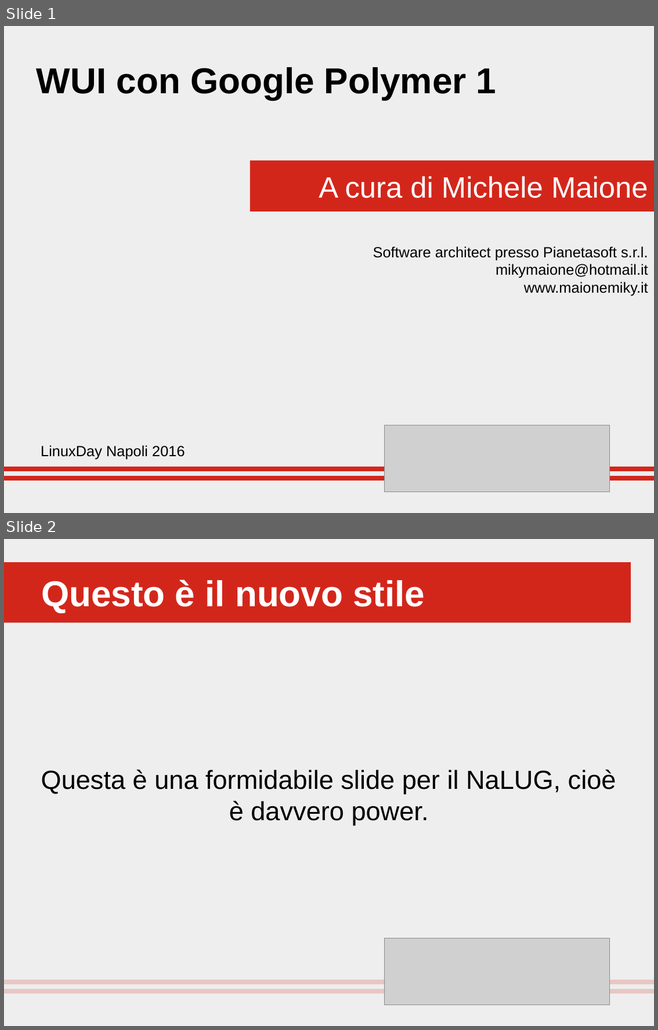
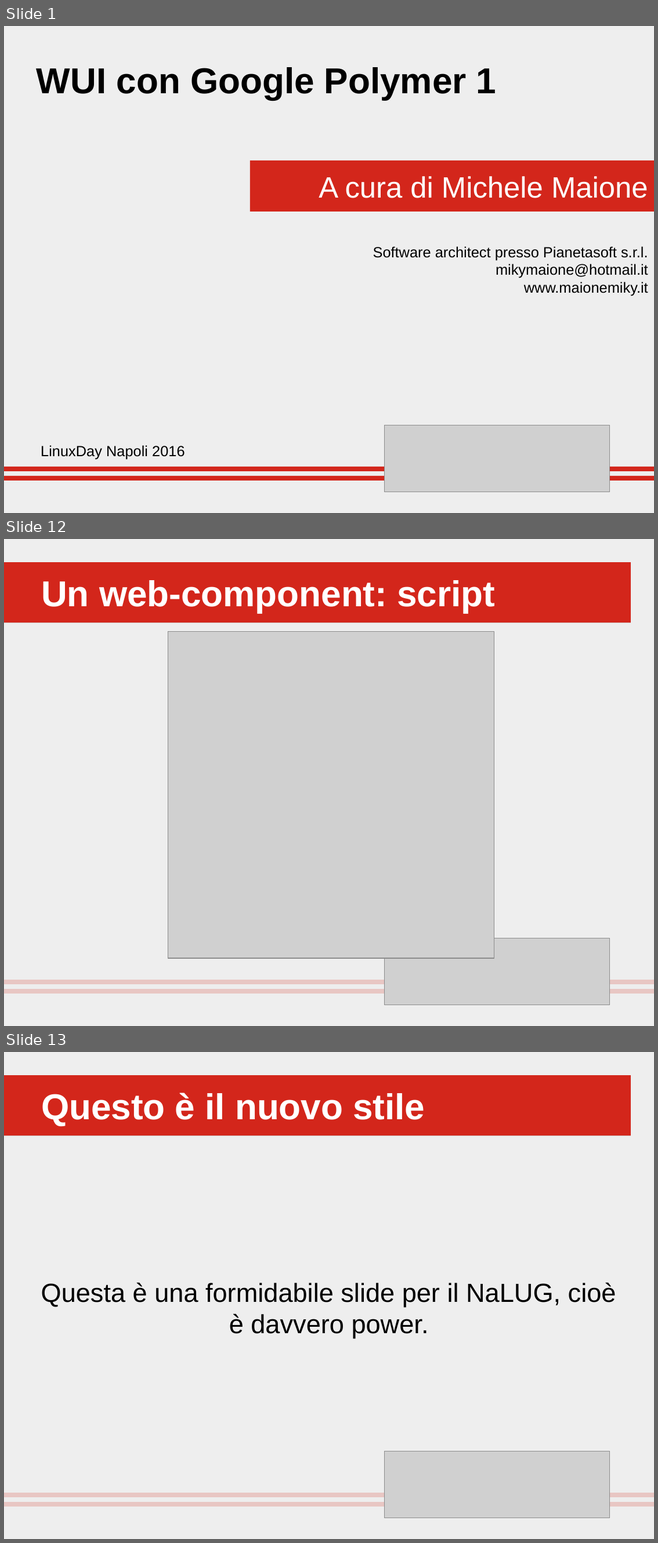
Before and after one commit to mikymaione/PolyPhoneBook, a slide deck: Docs/polymer.odp. Shown one above the other, each under a label of ours: slides 1 and 2 before the commit, slides 1, 12 and 13 after it; the slides between them are not shown. The pictures are 658x1030 and 658x1543 pixels, drawn with LibreOffice and Linux fonts; fonts in the diff are those of the drawing; grey boxes stand for pictures. Boxes give left, top, right and bottom in pixels: in the first picture for what was removed or moved away, otherwise in the second. Text is boxed around its words. In the diff, an @@ line names an element or a change of style, - is before the commit and + after.

```diff
--- a/Docs/polymer.odp
+++ b/Docs/polymer.odp
@@ slide 12 added at [4,539,654,1026], background #EEEEEE @@
@@ title added at [4,562,630,622], fill #D3261B, 44 pt, text #FFFFFF, bold @@
+Un web-component: script
@@ picture added at [168,632,494,958] @@
@@ group added at [4,938,654,1005]: 4 rectangles, 1 picture @@
@@ what was slide 2 is now slide 13 @@
```
Also in this commit, not shown: 10 other slides added, 33 other files.
